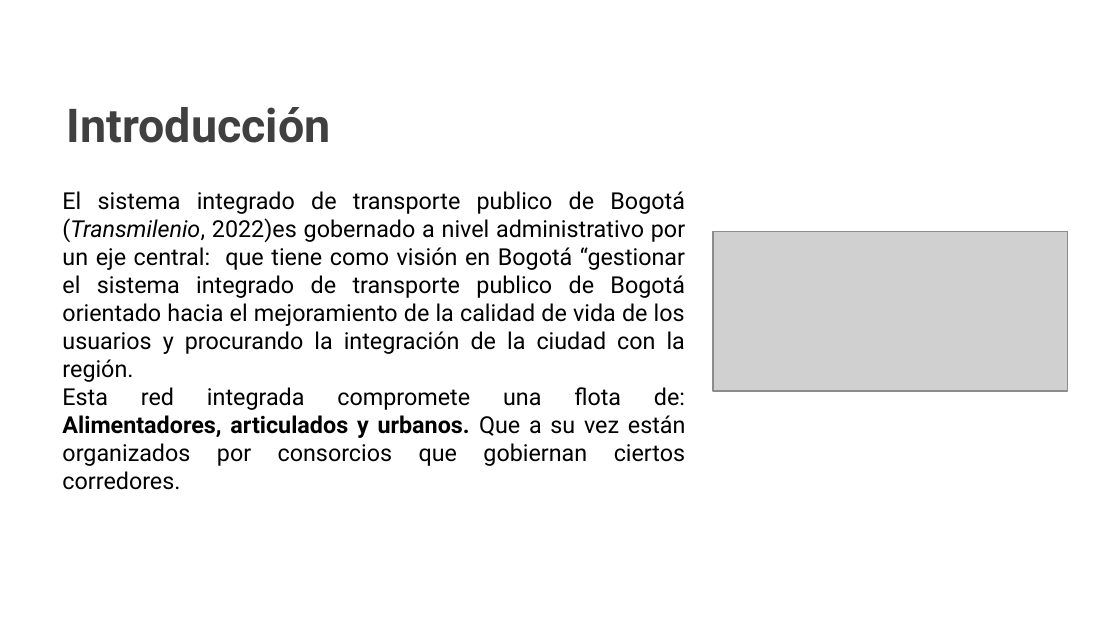
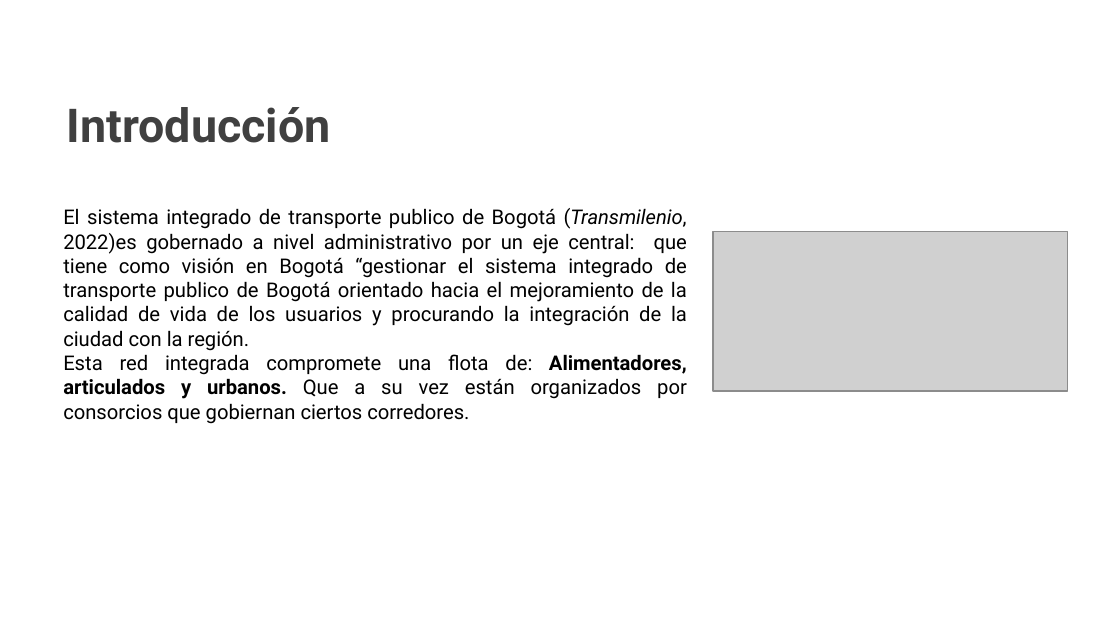
Before and after one commit to Mmartinez951/EntryQr, a slide deck: slide 2 of PresentaciónTIII/Presentación EntryMC.pptx. Drawn at 1120x630 pixels with LibreOffice and Linux fonts; fonts in the diff are those of the drawing; grey boxes stand for pictures; background and template pictures are left out. Boxes give left, top, right and bottom in pixels: in the first picture for what was removed or moved away, otherwise in the second. Text is boxed around its words. In the diff, an @@ line names an element or a change of style, - is before the commit and + after.

```diff
--- a/PresentaciónTIII/Presentación EntryMC.pptx
+++ b/PresentaciónTIII/Presentación EntryMC.pptx
@@ text "El sistema integrado de transporte ...": place and size @@
-text "El sistema integrado de transporte ..." at [62, 191, 686, 490]
+text "El sistema integrado de transporte ..." at [63, 208, 687, 424]
@@ text "El sistema integrado de transporte ..." at [63, 208, 687, 424]: size 15 to 13 pt @@
```
Also in this commit, not shown: 3 other slides changed, 3 slides added, 1 slide removed, 2 other files.
